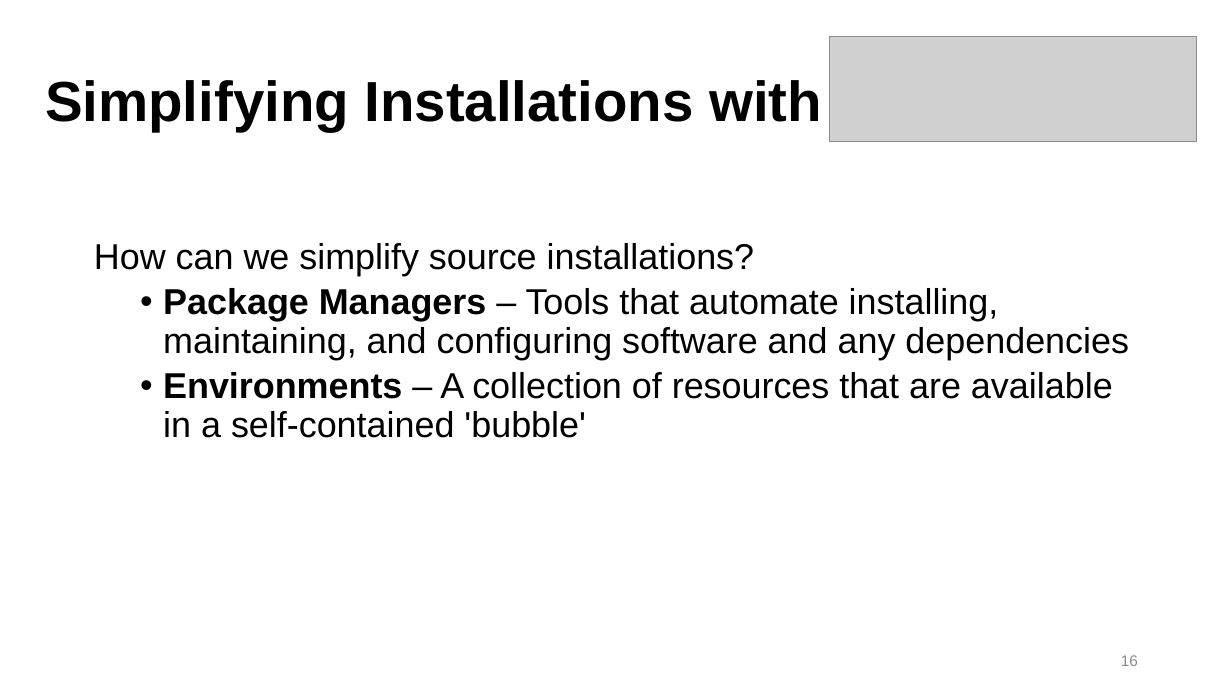
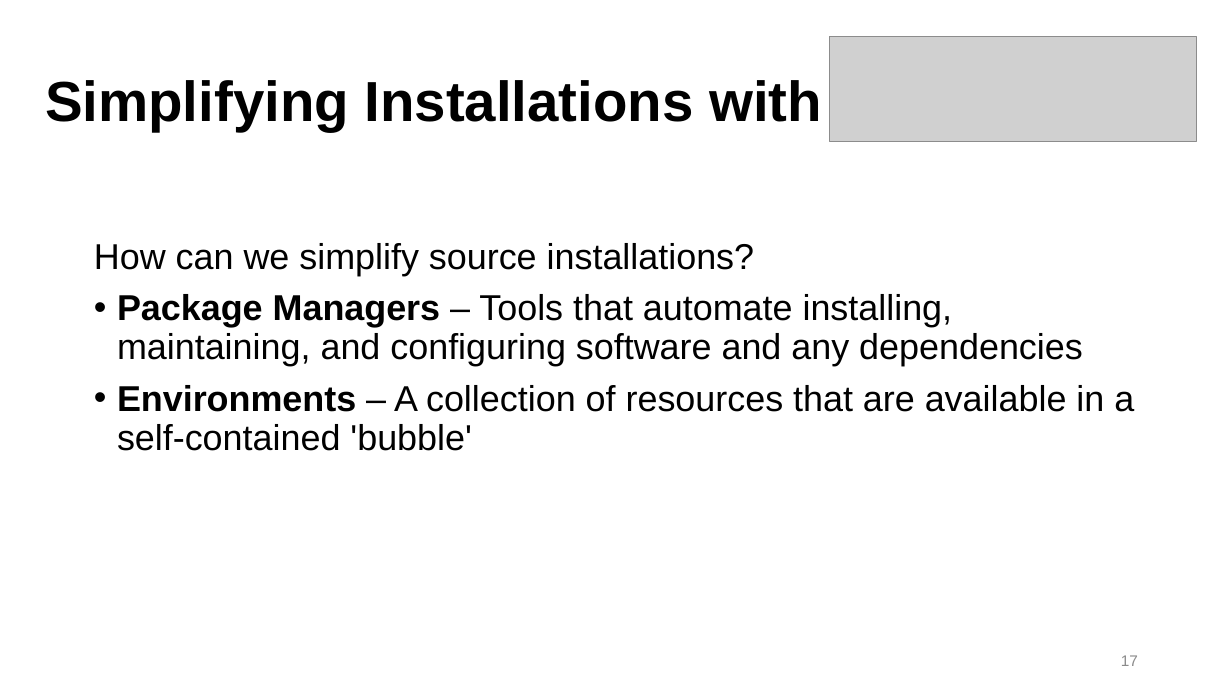
Before and after one commit to b-reyes/hpc_fundamentals_micro_credential, a slide deck: slide 17 of installing_software/installing_software.pptx (slide 16 before the commit). Drawn at 1232x693 pixels with LibreOffice and Linux fonts; fonts in the diff are those of the drawing; grey boxes stand for pictures; background and template pictures are left out. Boxes give left, top, right and bottom in pixels: in the first picture for what was removed or moved away, otherwise in the second. Text is boxed around its words. In the diff, an @@ line names an element or a change of style, - is before the commit and + after.

Commit message:
move description of a virtual environment to the beginning of the mamba section, go through Spack and Apptainer slides and clean up things (make them reflect the current state of the system), update EXERCUSES.md

```diff
--- a/installing_software/installing_software.pptx
+++ b/installing_software/installing_software.pptx
@@ text at <box>117,294,1134,451</box>: list level 2 to 1 in "Package Managers – Tools that ..."; list level 2 to 1 in "Environments – A collection of ..." @@
@@ page number at <box>1121,655,1138,666</box>: text changed @@
-16
+17
```
Also in this commit, not shown: 10 other slides changed, 2 other files.
